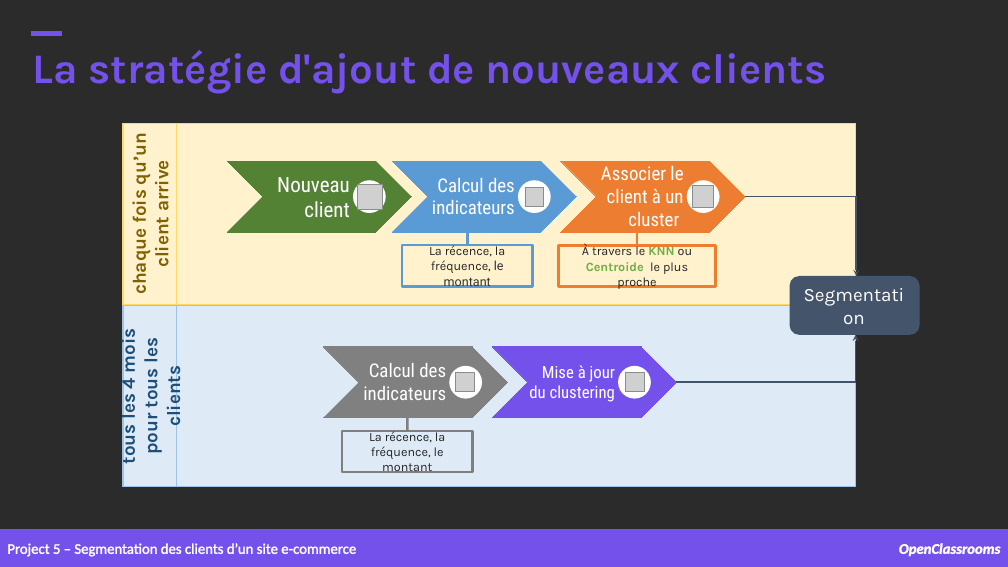
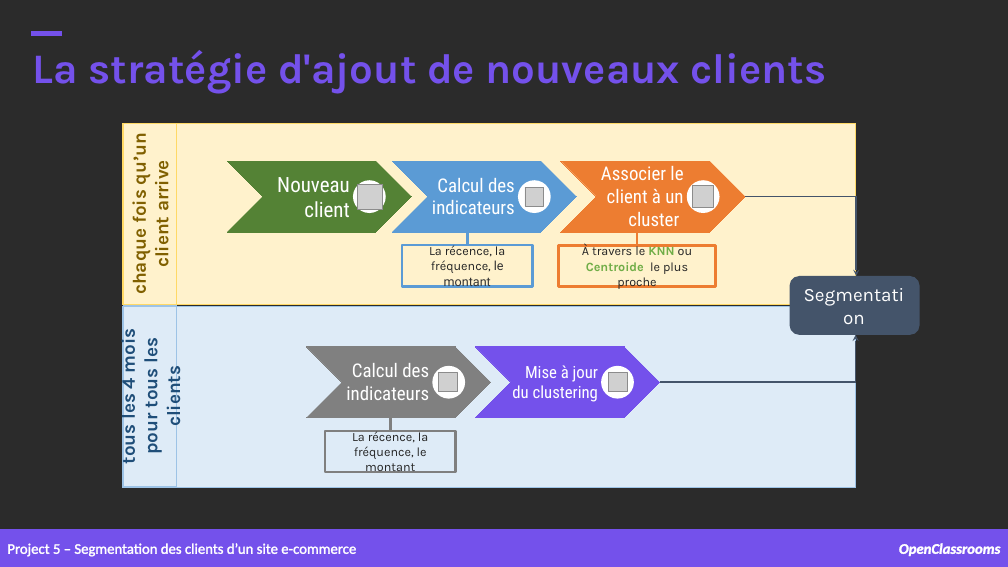
Before and after one commit to samirhinojosa/OC-P5-segment-customers-of-website, a slide deck: slide 41 of supports/P5_presentation_final.pptx. Drawn at 1008x567 pixels with LibreOffice and Linux fonts; fonts in the diff are those of the drawing; grey boxes stand for pictures; background and template pictures are left out; a plain dark background stands for a picture behind light text. Boxes give left, top, right and bottom in pixels: in the first picture for what was removed or moved away, otherwise in the second. Text is boxed around its words. In the diff, an @@ line names an element or a change of style, - is before the commit and + after.

Commit message:
updating presentation

```diff
--- a/supports/P5_presentation_final.pptx
+++ b/supports/P5_presentation_final.pptx
@@ elbow arrow moved from (676, 383) - (856, 335) to (659, 383) - (856, 335) @@
@@ 2 pictures, 2 texts, 2 chevrons, 1 rectangle, 1 ellipse: place and size @@
-2 pictures, 2 texts, 2 chevrons, 1 rectangle, 1 ellipse at <box>324,347,677,472</box>
+2 pictures, 2 texts, 2 chevrons, 1 rectangle, 1 ellipse at <box>307,347,660,472</box>
@@ ellipse: place and size @@
-ellipse at <box>619,366,651,399</box>
+ellipse at <box>601,366,634,399</box>
@@ line moved from (408, 431) - (408, 417) to (390, 431) - (390, 417) @@
```
